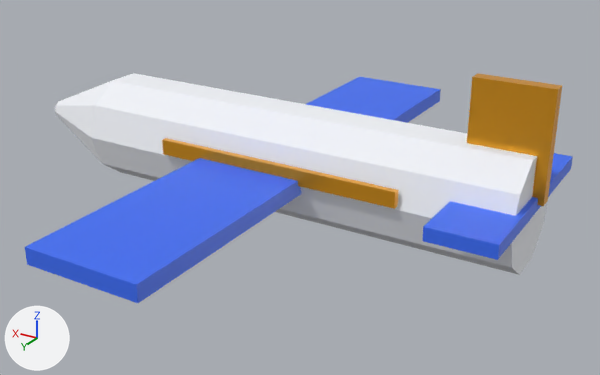
The glTF model assets/obj-plane.glb: old version first, new version second.
Camera for both pictures: a camera (50 mm lens) standing at (-0.77, 1.295, 0.591) and looking at (0.004, 0.004, -0.054). The lights are fixed; the arrows at lower left show +X, +Y and +Z. The picture after the commit comes second. Where no turn or scale is listed for an object, it has been applied to the vertices. Vertices at exactly the same position are counted once.

Before the edit, the objects in view are built like this:
```python
ob_cone_006 = bpy.data.objects.new('Cone.006', me_cone_006)
ob_cone_006.location = (0.55, 0.0, 0.0)
ob_cube_036 = bpy.data.objects.new('Cube.036', me_cube_036)
ob_cube_036.location = (0.05, 0.0, 0.0)
ob_cube_037 = bpy.data.objects.new('Cube.037', me_cube_037)
ob_cube_037.location = (-0.4, 0.0, 0.02)
ob_cube_038 = bpy.data.objects.new('Cube.038', me_cube_038)
ob_cube_038.location = (-0.4, 0.0, 0.12)
ob_cube_039 = bpy.data.objects.new('Cube.039', me_cube_039)
ob_cube_039.location = (0.0, 0.112, 0.02)
ob_cylinder_061 = bpy.data.objects.new('Cylinder.061', me_cylinder_062)
ob_cylinder_061.location = (0.0, 0.0, 0.0)
```
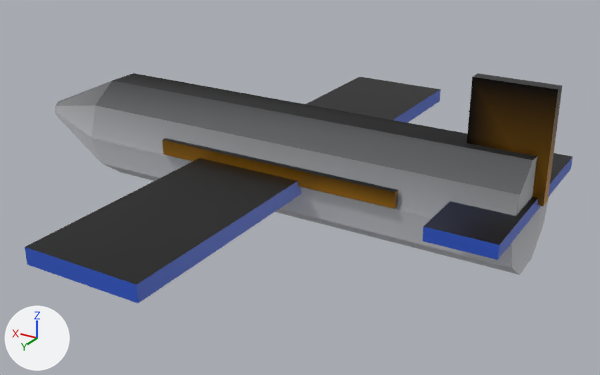
Patch to the scene script:
```diff
--- a/assets/obj-plane.glb.py
+++ b/assets/obj-plane.glb.py
@@ mat_lime_white @@
 n0 = _N.new('ShaderNodeBsdfPrincipled'); n0.name = 'Principled BSDF'
-n0.inputs[0].default_value = (0.896, 0.913, 0.956, 1.0)  # 'Base Color', white #f3f5fa
 n0.inputs[2].default_value = 0.9  # 'Roughness'
 n1 = _N.new('ShaderNodeOutputMaterial'); n1.name = 'Material Output'
+n2 = _N.new('ShaderNodeMix'); n2.name = 'Mix'
+n2.data_type = 'RGBA'
+n2.blend_type = 'MULTIPLY'
+n2.inputs[0].default_value = 1.0  # 'Factor'
+n2.inputs[7].default_value = (0.896, 0.913, 0.956, 1.0)  # 'B', white #f3f5fa
+n3 = _N.new('ShaderNodeVertexColor'); n3.name = 'Color Attribute'
 _L.new(n0.outputs[0], n1.inputs[0])  # 'BSDF' to 'Surface'
+_L.new(n2.outputs[2], n0.inputs[0])  # 'Result' to 'Base Color'
+_L.new(n3.outputs[0], n2.inputs[6])  # 'Color' to 'A'
@@ mat_aegean_blue @@
 n0 = _N.new('ShaderNodeBsdfPrincipled'); n0.name = 'Principled BSDF'
-n0.inputs[0].default_value = (0.0437, 0.156, 0.939, 1.0)  # 'Base Color', blue #3b6ef8
 n0.inputs[2].default_value = 0.45  # 'Roughness'
 n1 = _N.new('ShaderNodeOutputMaterial'); n1.name = 'Material Output'
+n2 = _N.new('ShaderNodeMix'); n2.name = 'Mix'
+n2.data_type = 'RGBA'
+n2.blend_type = 'MULTIPLY'
+n2.inputs[0].default_value = 1.0  # 'Factor'
+n2.inputs[7].default_value = (0.0437, 0.156, 0.939, 1.0)  # 'B', blue #3b6ef8
+n3 = _N.new('ShaderNodeVertexColor'); n3.name = 'Color Attribute'
 _L.new(n0.outputs[0], n1.inputs[0])  # 'BSDF' to 'Surface'
+_L.new(n2.outputs[2], n0.inputs[0])  # 'Result' to 'Base Color'
+_L.new(n3.outputs[0], n2.inputs[6])  # 'Color' to 'A'
@@ mat_gold @@
 n0 = _N.new('ShaderNodeBsdfPrincipled'); n0.name = 'Principled BSDF'
-n0.inputs[0].default_value = (0.905, 0.397, 0.0176, 1.0)  # 'Base Color', orange #f4a924
 n0.inputs[1].default_value = 0.6  # 'Metallic'
@@ mat_gold @@
 n1 = _N.new('ShaderNodeOutputMaterial'); n1.name = 'Material Output'
+n2 = _N.new('ShaderNodeMix'); n2.name = 'Mix'
+n2.data_type = 'RGBA'
+n2.blend_type = 'MULTIPLY'
+n2.inputs[0].default_value = 1.0  # 'Factor'
+n2.inputs[7].default_value = (0.905, 0.397, 0.0176, 1.0)  # 'B', orange #f4a924
+n3 = _N.new('ShaderNodeVertexColor'); n3.name = 'Color Attribute'
 _L.new(n0.outputs[0], n1.inputs[0])  # 'BSDF' to 'Surface'
+_L.new(n2.outputs[2], n0.inputs[0])  # 'Result' to 'Base Color'
+_L.new(n3.outputs[0], n2.inputs[6])  # 'Color' to 'A'
@@ me_cube_037 @@
 me_cube_037.from_pydata(...)  # 8 vertices, 12 faces; spans x -0.06..0.06, y -0.21..0.21, z -0.013..0.013
+# me_cube_037 part 1: vertex colours changed
 me_cube_037.materials.append(mat_aegean_blue)
@@ me_cube_038 @@
 me_cube_038.from_pydata(...)  # 8 vertices, 12 faces; spans x -0.07..0.07, y -0.013..0.013, z -0.1..0.1
+# me_cube_038 part 2: vertex colours changed
 me_cube_038.materials.append(mat_gold)
@@ me_cube_039 @@
 me_cube_039.from_pydata(...)  # 8 vertices, 12 faces; spans x -0.25..0.25, y -0.006..0.006, z -0.015..0.015
+# me_cube_039 part 3: vertex colours changed
 me_cube_039.materials.append(mat_gold)
@@ me_cylinder_062 @@
 me_cylinder_062.from_pydata(...)  # 20 vertices, 36 faces; spans x -0.45..0.45, y -0.11..0.11, z -0.105..0.105
+# me_cylinder_062 part 4: vertex colours changed
 me_cylinder_062.materials.append(mat_lime_white)
```

Location of each change, (x1, y1, x2, y2) in pixels of the pictures (600 x 375 px):
'Cylinder.061', recoloured (darker)
    both: (91, 73, 549, 275)
'Cube.036', recoloured (darker)
    both: (25, 77, 441, 303)
'Cube.038', recoloured (darker)
    both: (467, 73, 562, 206)
'Cube.037', recoloured (darker)
    both: (422, 153, 573, 260)
'Cube.039', recoloured (darker)
    both: (162, 138, 398, 209)
'Cone.006', recoloured (darker)
    both: (55, 81, 111, 162)
